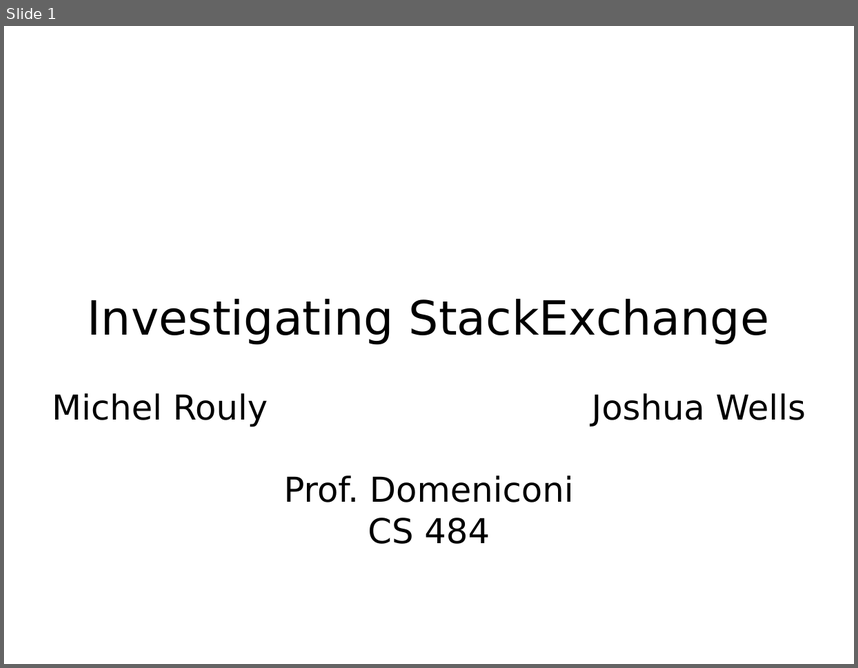
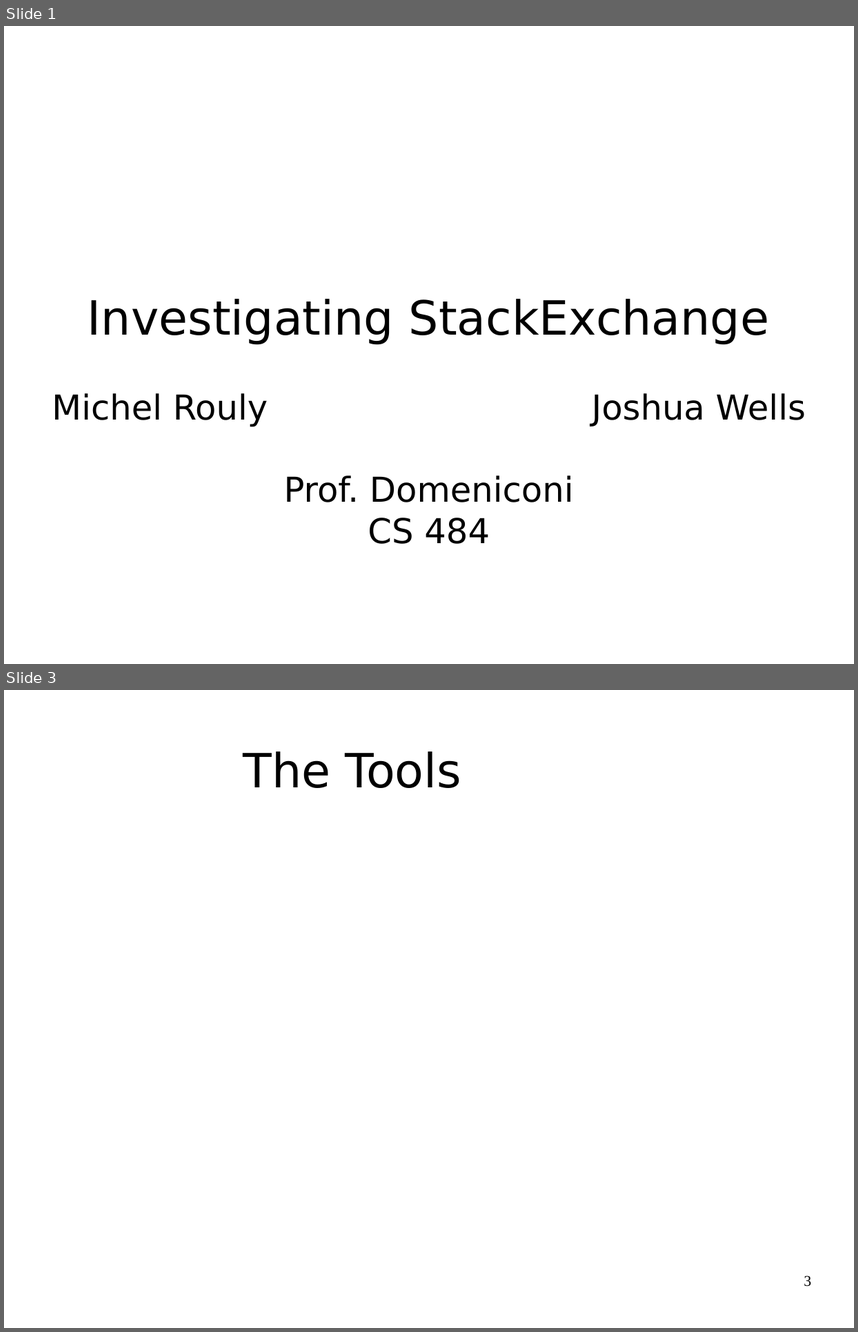
Before and after one commit to jrouly/stackmining, a slide deck: presentation/rouly_wells_presentation.odp. Shown one above the other, each under a label of ours: slide 1 before the commit, slides 1 and 3 after it; the slides between them are not shown. The pictures are 858x668 and 858x1332 pixels, drawn with LibreOffice and Linux fonts; fonts in the diff are those of the drawing; background and template pictures are left out. Boxes give left, top, right and bottom in pixels: in the first picture for what was removed or moved away, otherwise in the second. Text is boxed around its words. In the diff, an @@ line names an element or a change of style, - is before the commit and + after.

```diff
--- a/presentation/rouly_wells_presentation.odp
+++ b/presentation/rouly_wells_presentation.odp
@@ slide 3 added at <box>4,690,854,1328</box>, background #FFFFFF @@
@@ title added at <box>243,751,461,788</box>, 44 pt, text #000000 @@
+The Tools
@@ page number added at <box>804,1275,811,1286</box>, 14 pt, text #000000 @@
+3
```
Also in this commit, not shown: 6 other slides added, 1 other file.
